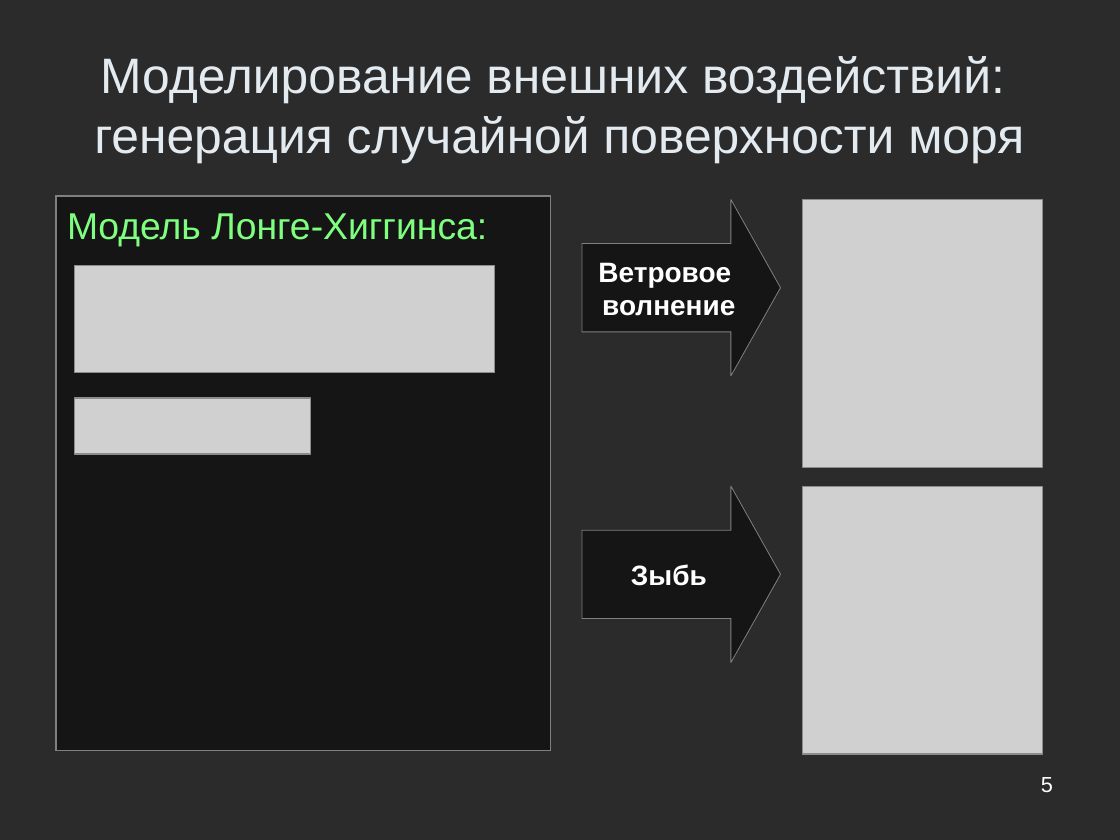
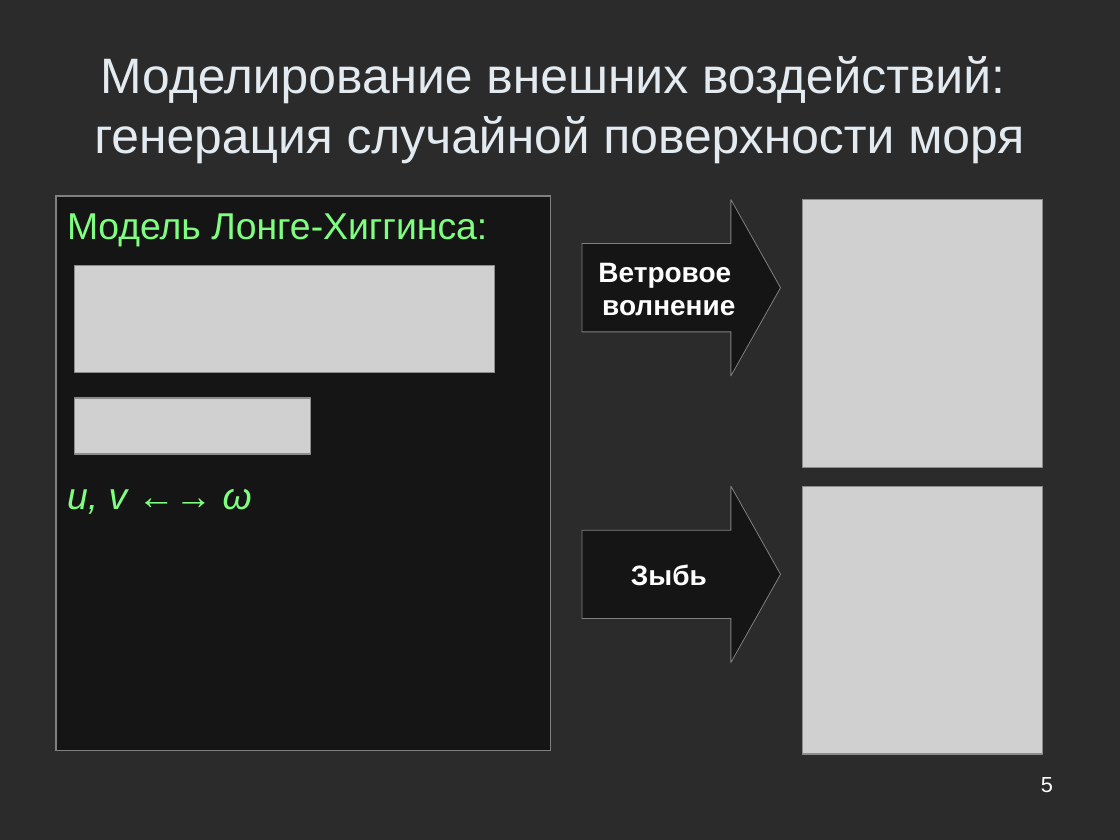
Before and after one commit to Jacobi20/nano-vis, a slide deck: slide 5 of ship_sim/docs/conf_hpc2010/hpc2010_navy_2.ppt. Drawn at 1120x840 pixels with LibreOffice and Linux fonts; fonts in the diff are those of the drawing; grey boxes stand for pictures; background and template pictures are left out; a plain dark background stands for a picture behind light text. Boxes give left, top, right and bottom in pixels: in the first picture for what was removed or moved away, otherwise in the second. Text is boxed around its words. In the diff, an @@ line names an element or a change of style, - is before the commit and + after.

```diff
--- a/ship_sim/docs/conf_hpc2010/hpc2010_navy_2.ppt
+++ b/ship_sim/docs/conf_hpc2010/hpc2010_navy_2.ppt
@@ text at [67, 489, 252, 514]: paragraph added @@
+u, v ←→ ω
```
Also in this commit, not shown: 3 other slides changed, 1 slide added, 1 slide removed, 7 other files.
